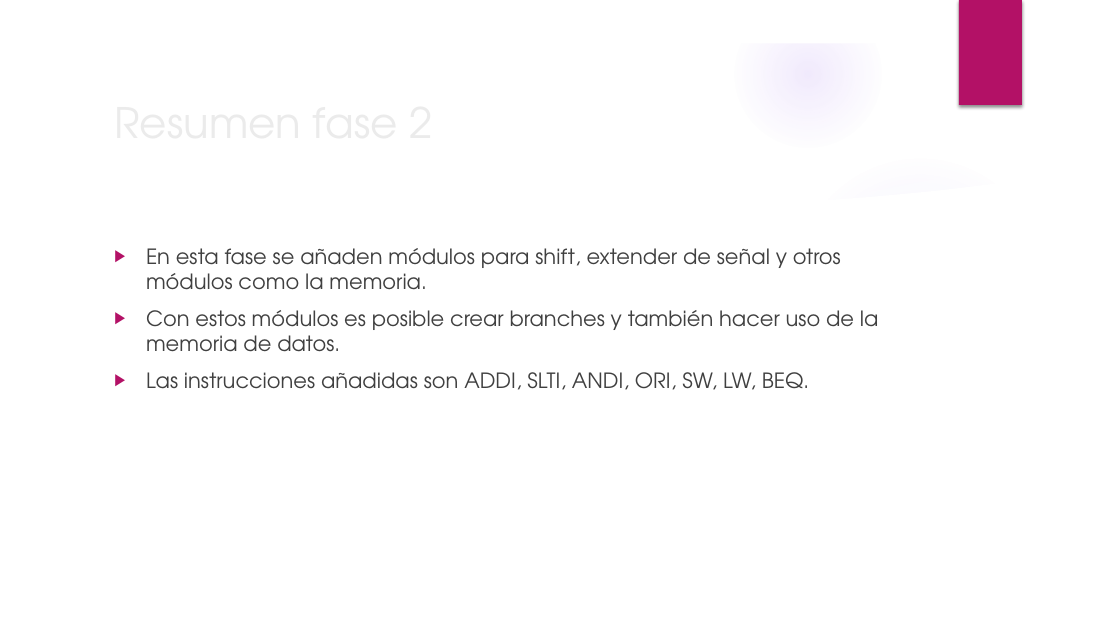
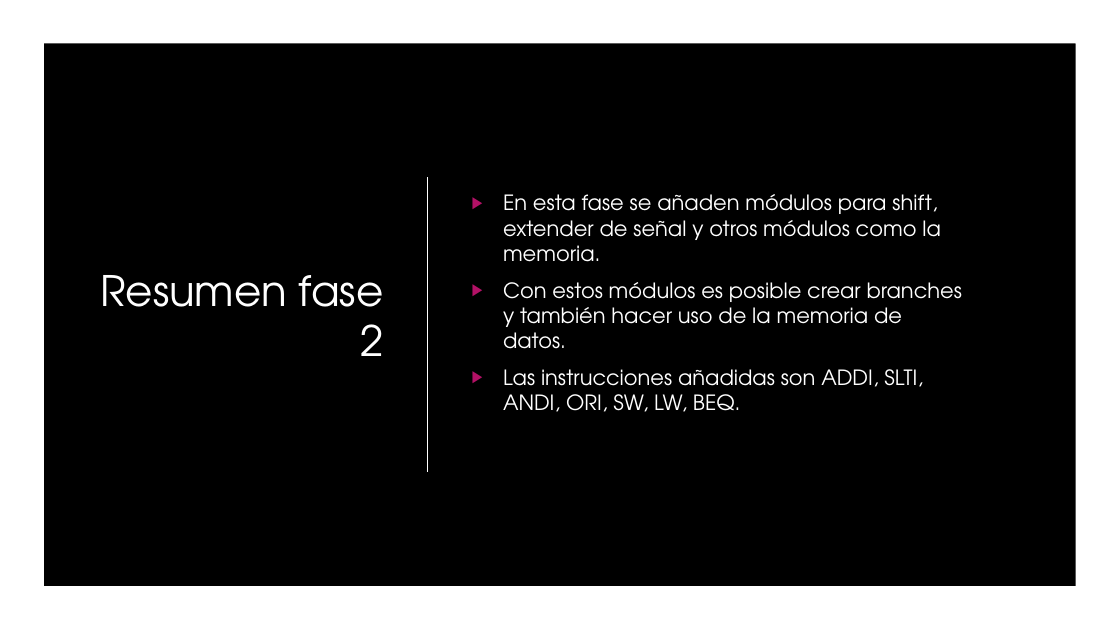
Before and after one commit to kwattt/MIPS-teams, a slide deck: slide 7 of documentacion/FASE 1 (PROYECTO MIPS).pptx. Drawn at 1120x630 pixels with LibreOffice and Linux fonts; fonts in the diff are those of the drawing; background and template pictures are left out. Boxes give left, top, right and bottom in pixels: in the first picture for what was removed or moved away, otherwise in the second. Text is boxed around its words. In the diff, an @@ line names an element or a change of style, - is before the commit and + after.

Commit message:
Actualizada presentacion fase1&2

```diff
--- a/documentacion/FASE 1 (PROYECTO MIPS).pptx
+++ b/documentacion/FASE 1 (PROYECTO MIPS).pptx
@@ freeform shape at (x1=0, y1=0, x2=1120, y2=630): fill #FFFFFF to #000000 @@
@@ rectangle added at (x1=0, y1=0, x2=1120, y2=630), fill #000000 @@
@@ freeform shape added at (x1=0, y1=0, x2=1120, y2=630), fill #FFFFFF @@
@@ title "Resumen fase 2" moved from (x1=225, y1=248, x2=267, y2=265) to (x1=100, y1=275, x2=384, y2=356) @@
@@ title "Resumen fase 2" at (x1=100, y1=275, x2=384, y2=356): text colour #EBEBEB to #FFFFFF; alignment left to right @@
@@ text "En esta fase se añaden ..." moved from (x1=146, y1=248, x2=879, y2=390) to (x1=503, y1=194, x2=962, y2=412) @@
@@ text "En esta fase se añaden ..." at (x1=503, y1=194, x2=962, y2=412): text colour #404040 to #FFFFFF; vertical alignment top to middle @@
@@ freeform shape removed at (x1=779, y1=140, x2=1085, y2=231) @@
@@ freeform shape removed at (x1=42, y1=171, x2=1078, y2=588) @@
@@ line added from (428, 177) to (428, 471), #FFFFFF 1.25 pt @@
@@ ellipse removed at (x1=791, y1=154, x2=1049, y2=413) @@
```
Also in this commit, not shown: 2 other slides changed, 2 slides added, 1 slide removed.
